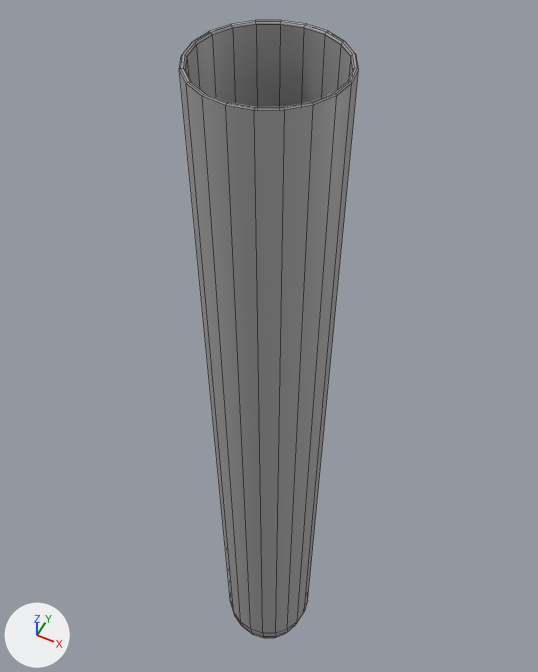
What one commit did to the FBX model Reaction Lab/Assets/Models/testTube6ml.fbx.
Rendered twice from a 50 mm lens placed at (0.0236, -0.0473, 0.1329), pointed at (-0.0047, 0.0095, 0.0619). The lights are fixed; the arrows at lower left show +X, +Y and +Z. Mesh edges are drawn as thin lines. Where no turn or scale is listed for an object, it has been applied to the vertices.

In view in the first picture: 'testTube6ml'.
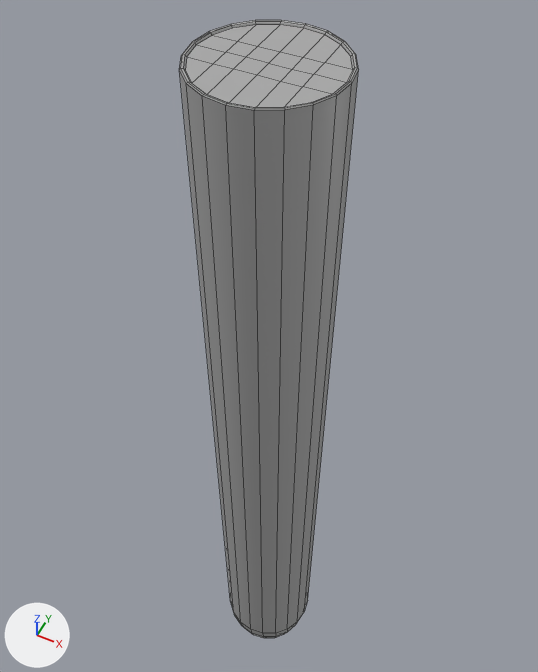
What differs and where, as boxes (x1, y1, x2, y2) in the pictures (538 x 672 px):
'testTube6mlLiquid', added: after (185, 24, 353, 107)

The change, as a diff of the scene's bpy script:
```diff
--- a/Reaction Lab/Assets/Models/testTube6ml.fbx.py
+++ b/Reaction Lab/Assets/Models/testTube6ml.fbx.py
@@ me_mesh_001 @@
+me_mesh_001.from_pydata(...)  # 110 vertices, 108 faces; spans x -0.0063..0.0063, y -0.0063..0.0063, z 0.0004..0.1046
+me_mesh_001.materials.append(mat_standardsurface1)  # grey #aaaaaa
@@ ob_testtube6mlliquid @@
+ob_testtube6mlliquid = bpy.data.objects.new('testTube6mlLiquid', me_mesh_001)
+ob_testtube6mlliquid.location = (0.0, 0.0, 0.0)
```
